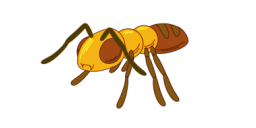
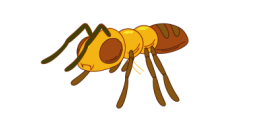
Revision of a layered 256 x 128 image; what changed, layer by layer:
painted on "Capa 26" over bbox(64, 23, 147, 77)
